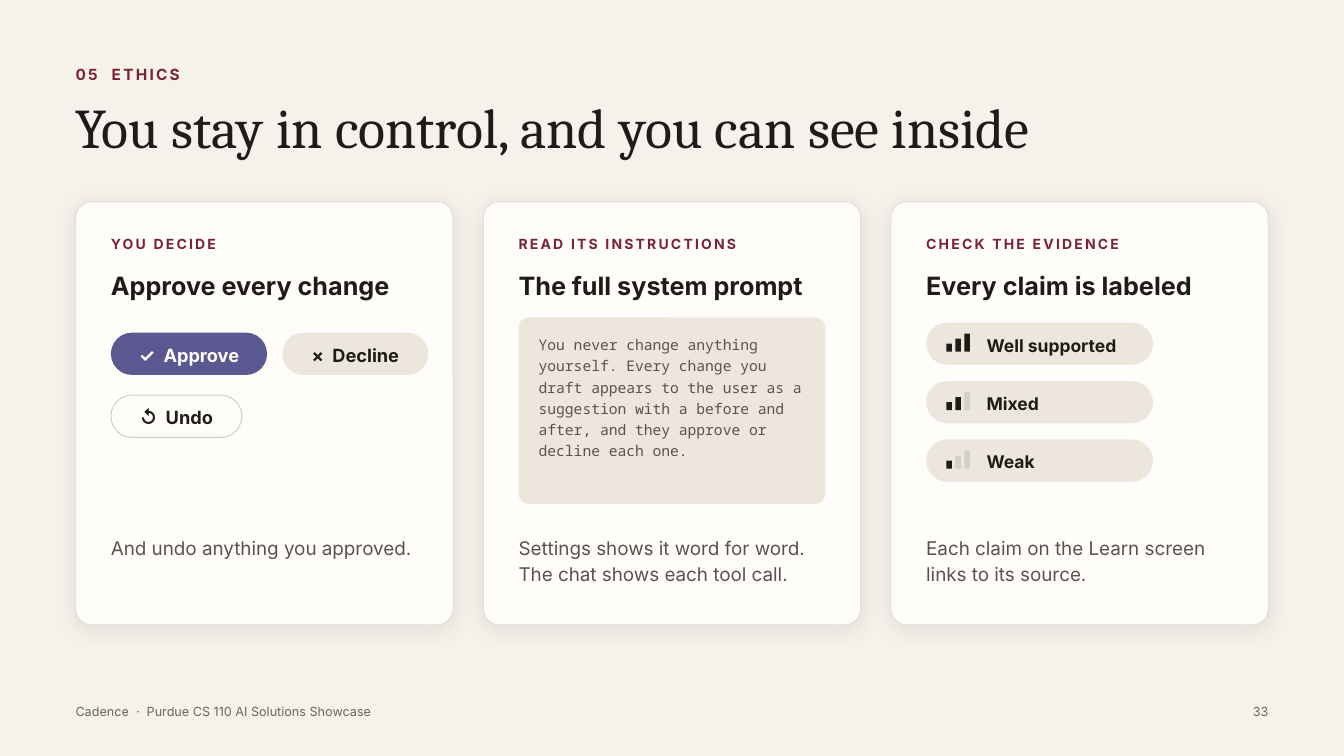
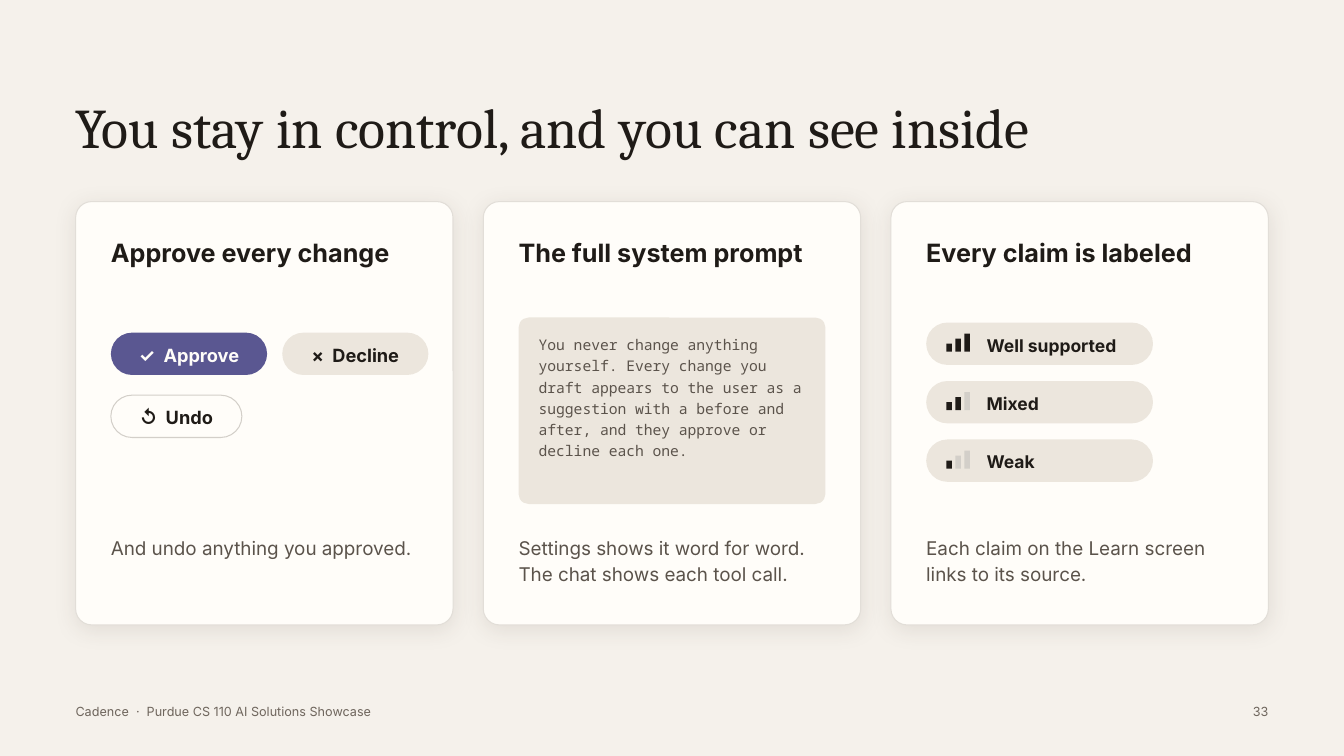
Before and after one commit to tarushvkodes/cadence, a slide deck: slide 33 of deck/Cadence-Capstone.pptx. Drawn at 1344x756 pixels with LibreOffice and Linux fonts; fonts in the diff are those of the drawing. Boxes give left, top, right and bottom in pixels: in the first picture for what was removed or moved away, otherwise in the second. Text is boxed around its words. In the diff, an @@ line names an element or a change of style, - is before the commit and + after.

```diff
--- a/deck/Cadence-Capstone.pptx
+++ b/deck/Cadence-Capstone.pptx
@@ text removed at (76,68,180,80) @@
-05 ETHICS
@@ text removed at (111,234,417,264) @@
-YOU DECIDE
@@ text removed at (519,238,736,249) @@
-READ ITS INSTRUCTIONS
@@ 3 texts: place and size @@
-3 texts at (111,275,1192,301)
+3 texts at (111,242,1192,267)
@@ text removed at (926,238,1119,249) @@
-CHECK THE EVIDENCE
```
Also in this commit, not shown: 40 other slides changed, 9 other files.
